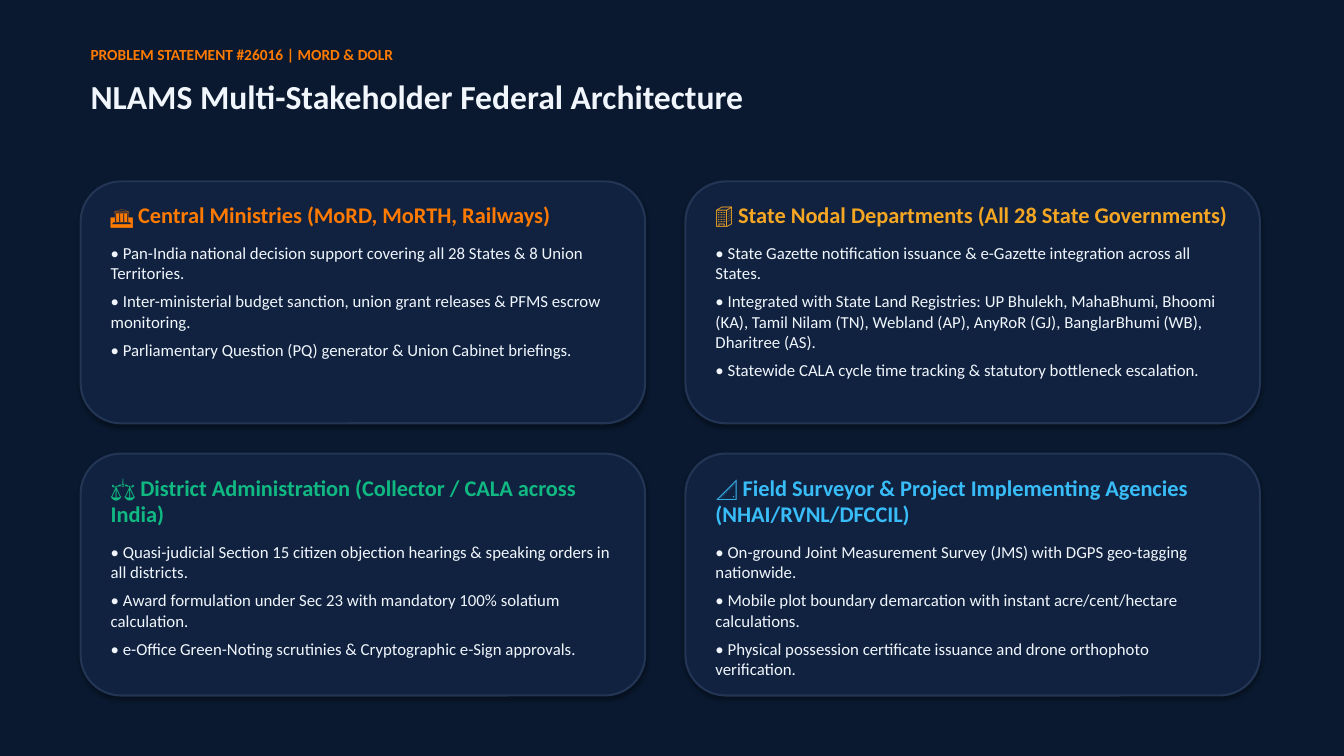
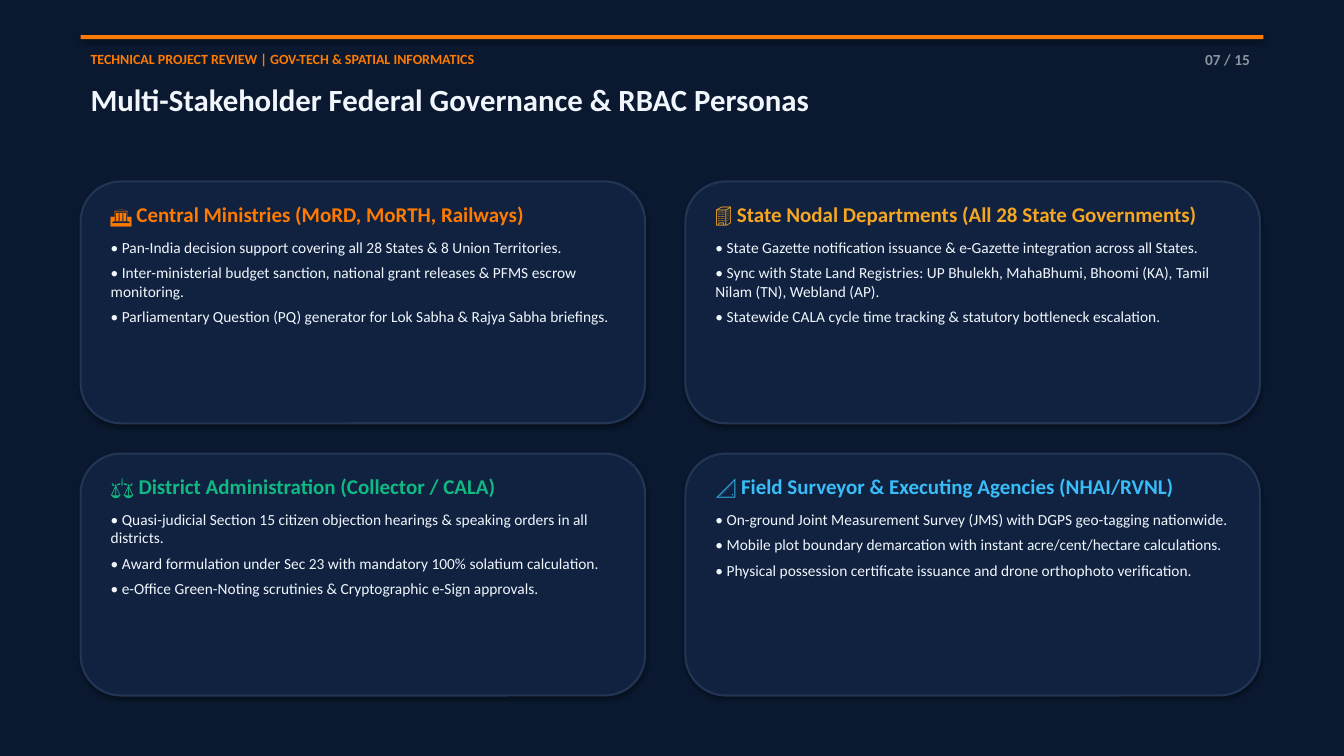
Before and after one commit to Mohan-das457/National-Land-Acquisition-Management-System, a slide deck: slide 7 of NLAMS_Project_Review_Presentation.pptx (slide 4 before the commit). Drawn at 1344x756 pixels with LibreOffice and Linux fonts; fonts in the diff are those of the drawing. Boxes give left, top, right and bottom in pixels: in the first picture for what was removed or moved away, otherwise in the second. Text is boxed around its words. In the diff, an @@ line names an element or a change of style, - is before the commit and + after.

Commit message:
feat(presentation): add 15-slide technical project review PPT and remove SIH references

```diff
--- a/NLAMS_Project_Review_Presentation.pptx
+++ b/NLAMS_Project_Review_Presentation.pptx
@@ rectangle added at (81,35,1263,39), fill #FF7A00 @@
@@ text removed at (91,49,393,60) @@
-PROBLEM STATEMENT #26016 | MORD & DOLR
@@ text added at (91,55,475,64), 10 pt, text #FF7A00, bold @@
+TECHNICAL PROJECT REVIEW | GOV-TECH & SPATIAL INFORMATICS
@@ text added at (1205,55,1250,65), 11 pt, text #8B949E, bold @@
+07 / 15
@@ text at (91,89,809,112): text changed; size 24 to 22 pt @@
-NLAMS Multi-Stakeholder Federal Architecture
+Multi-Stakeholder Federal Governance & RBAC Personas
@@ text at (136,206,524,226): size 16 to 15 pt in "🏛️ Central Ministries (MoRD, MoRTH, Railways)"; less space between paragraphs @@
@@ text at (727,206,1198,325): size 16 to 15 pt in "🏢 State Nodal Departments (All 28 State ..."; size 12 to 11 pt in "• State Gazette notification issuance & e-Gazette ...", "• Statewide CALA cycle time tracking & ..."; less space between paragraphs @@
@@ text at (111,242,608,325): text changed; size 12 to 11 pt @@
-• Pan-India national decision support covering all 28 States & 8 Union Territories.
-• Inter-ministerial budget sanction, union grant releases & PFMS escrow monitoring.
-• Parliamentary Question (PQ) generator & Union Cabinet briefings.
+• Pan-India decision support covering all 28 States & 8 Union Territories.
+• Inter-ministerial budget sanction, national grant releases & PFMS escrow monitoring.
+• Parliamentary Question (PQ) generator for Lok Sabha & Rajya Sabha briefings.
@@ text at (715,267,1209,299): text changed; size 12 to 11 pt @@
-• Integrated with State Land Registries: UP Bhulekh, MahaBhumi, Bhoomi (KA), Tamil Nilam (TN), Webland (AP), AnyRoR (GJ), BanglarBhumi (WB), Dharitree (AS).
+• Sync with State Land Registries: UP Bhulekh, MahaBhumi, Bhoomi (KA), Tamil Nilam (TN), Webland (AP).
@@ text at (139,478,495,497): text changed; size 16 to 15 pt @@
-⚖️ District Administration (Collector / CALA across India)
+⚖️ District Administration (Collector / CALA)
@@ text at (741,478,1173,498): text changed; size 16 to 15 pt @@
-📐 Field Surveyor & Project Implementing Agencies (NHAI/RVNL/DFCCIL)
+📐 Field Surveyor & Executing Agencies (NHAI/RVNL)
@@ text at (111,514,598,597): size 12 to 11 pt in "• Quasi-judicial Section 15 citizen objection hearings ...", "• Award formulation under Sec 23 with ...", "• e-Office Green-Noting scrutinies & Cryptographic e-Sign ..."; less space between paragraphs @@
@@ text at (727,514,1227,553): size 12 to 11 pt in "• On-ground Joint Measurement Survey (JMS) with ...", "• Mobile plot boundary demarcation with instant ...", "• Physical possession certificate issuance and drone ..."; less space between paragraphs @@
```
Also in this commit, not shown: 7 other slides changed, 7 slides added, 2 slides removed, 18 other files.
